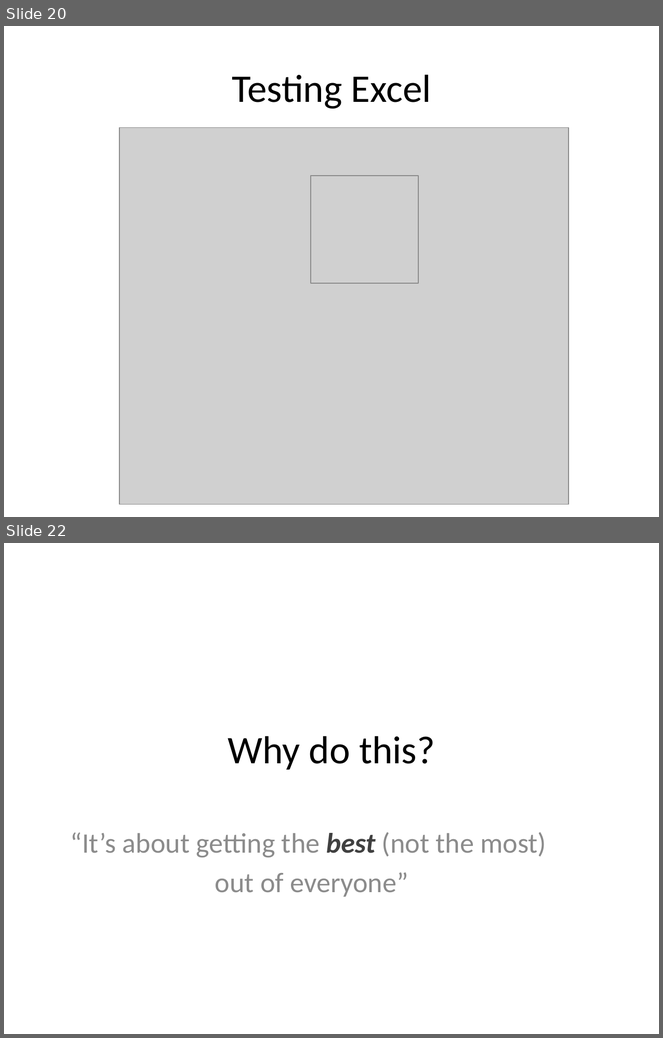
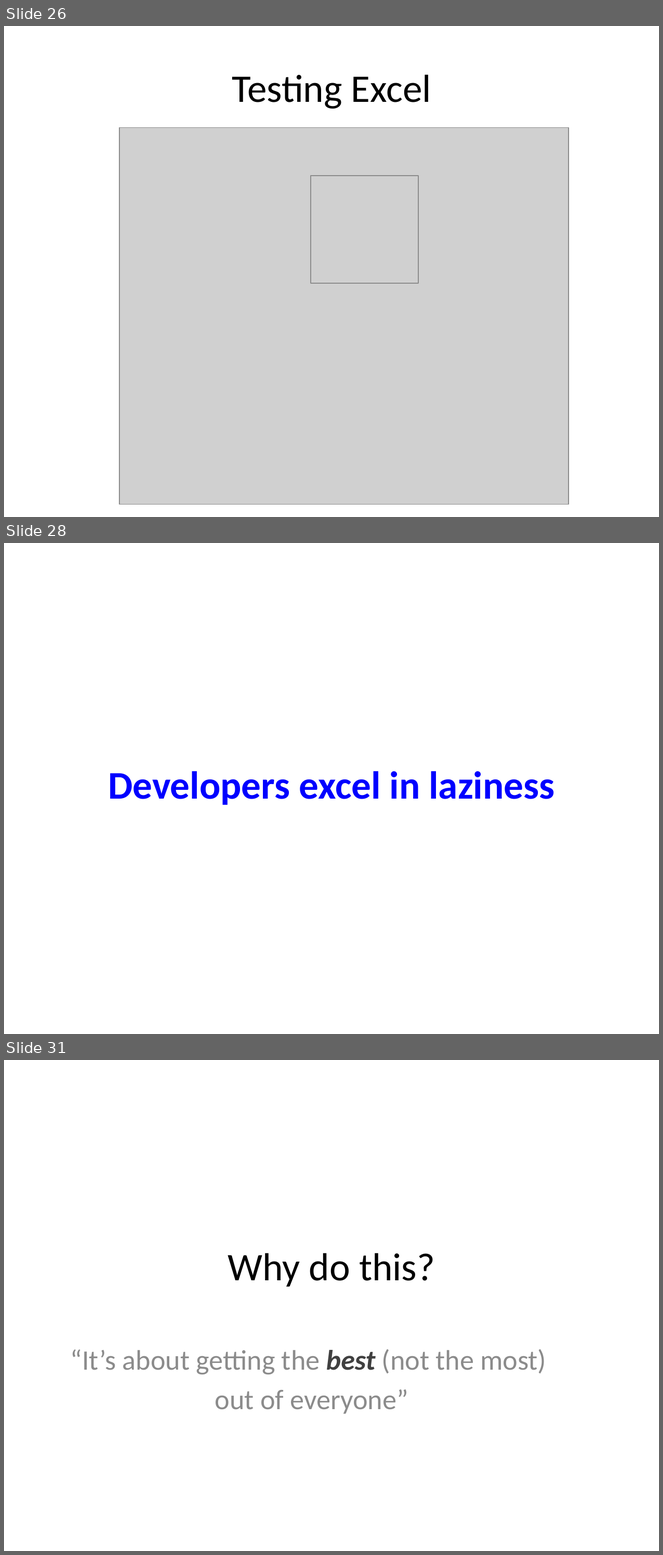
Before and after one commit to maaretp/TalesOfDeveloperTesterCollaboration, a slide deck: Tales from Tester Developer Collaboration.pptx. Shown one above the other, each under a label of ours: slides 20 and 22 before the commit, slides 26, 28 and 31 after it; the slides between them are not shown. The pictures are 663x1038 and 663x1555 pixels, drawn with LibreOffice and Linux fonts; fonts in the diff are those of the drawing; grey boxes stand for pictures. Boxes give left, top, right and bottom in pixels: in the first picture for what was removed or moved away, otherwise in the second. Text is boxed around its words. In the diff, an @@ line names an element or a change of style, - is before the commit and + after.

```diff
--- a/Tales from Tester Developer Collaboration.pptx
+++ b/Tales from Tester Developer Collaboration.pptx
@@ slide 28 added at bbox=[4, 543, 659, 1034], background #FFFFFF @@
@@ title added at bbox=[108, 771, 555, 805], 43 pt, text #0000FF, bold @@
+Developers excel in laziness
@@ what was slide 20 is now slide 26 @@
@@ what was slide 22 is now slide 31 @@
```
Also in this commit, not shown: 1 slide changed, 8 other slides added.
